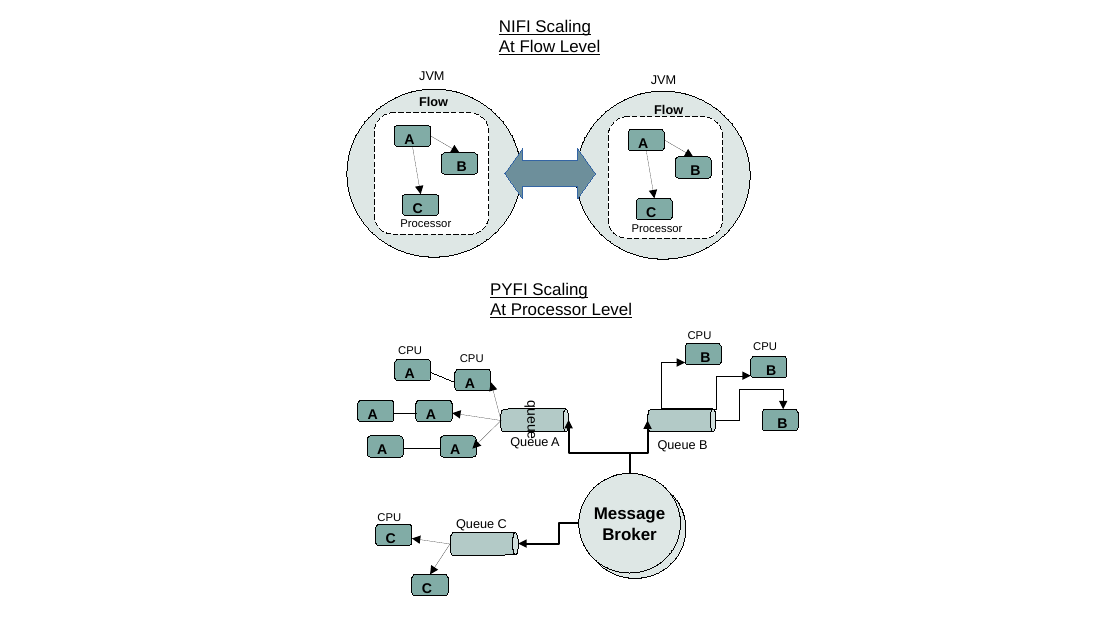
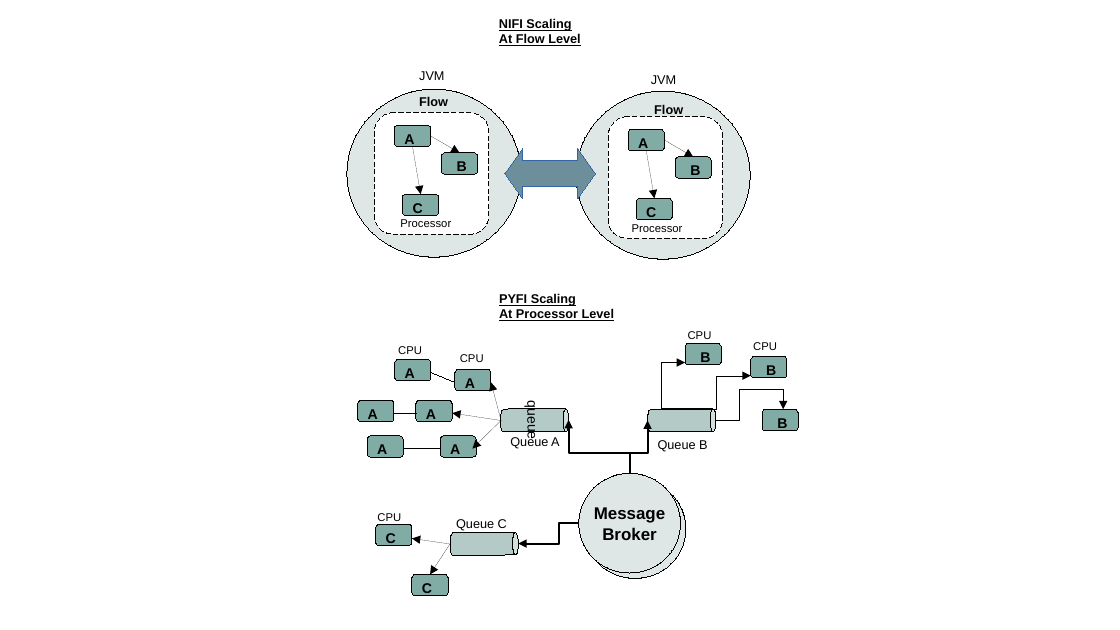
Before and after one commit to radiantone/pyfi-private, a slide deck: slide 6 of docs/architecture.odp. Drawn at 1120x630 pixels with LibreOffice and Linux fonts; fonts in the diff are those of the drawing. Boxes give left, top, right and bottom in pixels: in the first picture for what was removed or moved away, otherwise in the second. Text is boxed around its words. In the diff, an @@ line names an element or a change of style, - is before the commit and + after.

Commit message:
Updated diagrams

```diff
--- a/docs/architecture.odp
+++ b/docs/architecture.odp
@@ text "NIFI Scaling" at [499,18,580,46]: size 12 to 9 pt, bold on @@
@@ text "PYFI Scaling" at [499,293,614,321]: size 12 to 9 pt, bold on @@
@@ text "PYFI Scaling": place and size @@
-text "PYFI Scaling" at [490,282,632,318]
+text "PYFI Scaling" at [499,293,614,321]
```
